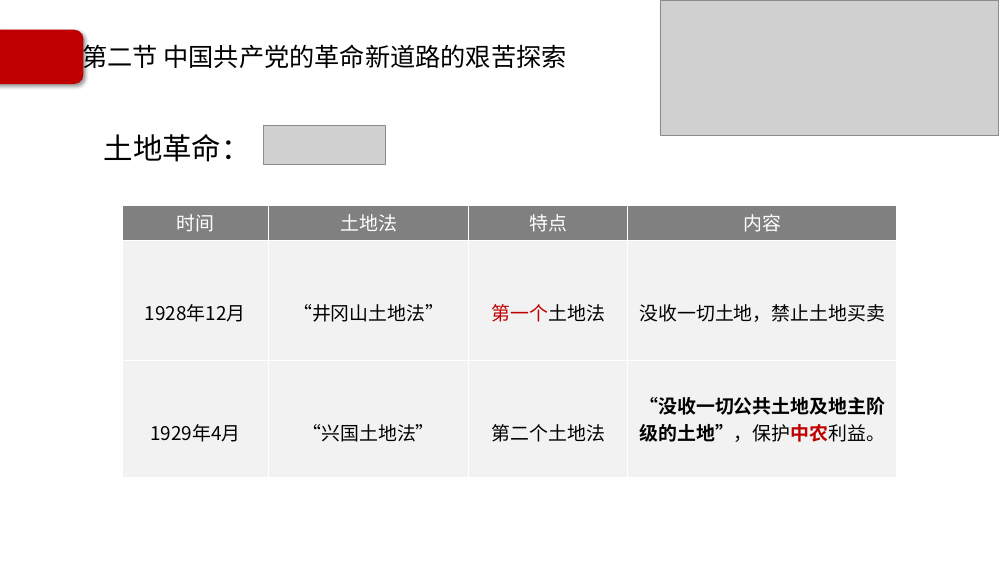
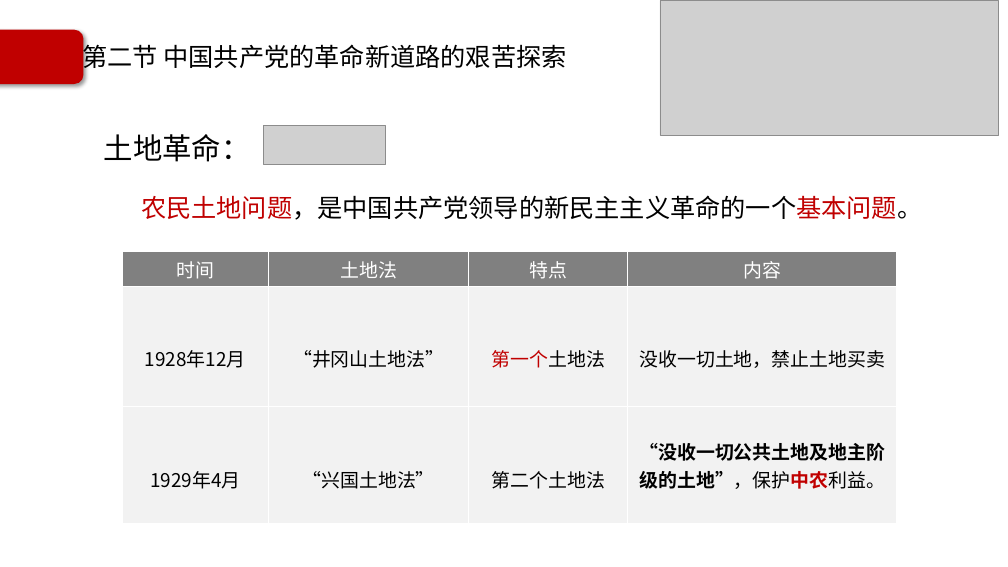
Before and after one commit to Call-me-zhy/tangtang, a slide deck: slide 46 of 5 中国近现代史纲要/课件/中国近现代史纲要精讲5.pptx (slide 45 before the commit). Drawn at 1008x567 pixels with LibreOffice and Linux fonts; fonts in the diff are those of the drawing; grey boxes stand for pictures; background and template pictures are left out. Boxes give left, top, right and bottom in pixels: in the first picture for what was removed or moved away, otherwise in the second. Text is boxed around its words. In the diff, an @@ line names an element or a change of style, - is before the commit and + after.

```diff
--- a/5 中国近现代史纲要/课件/中国近现代史纲要精讲5.pptx
+++ b/5 中国近现代史纲要/课件/中国近现代史纲要精讲5.pptx
@@ text added at (141, 195, 922, 220), 24 pt, text #000000 @@
+农民土地问题，是中国共产党领导的新民主主义革命的一个基本问题。
@@ table: place and size @@
-table at (123, 205, 898, 457)
+table at (123, 251, 898, 503)
```
Also in this commit, not shown: 15 other slides changed, 6 slides added, 8 other files.
